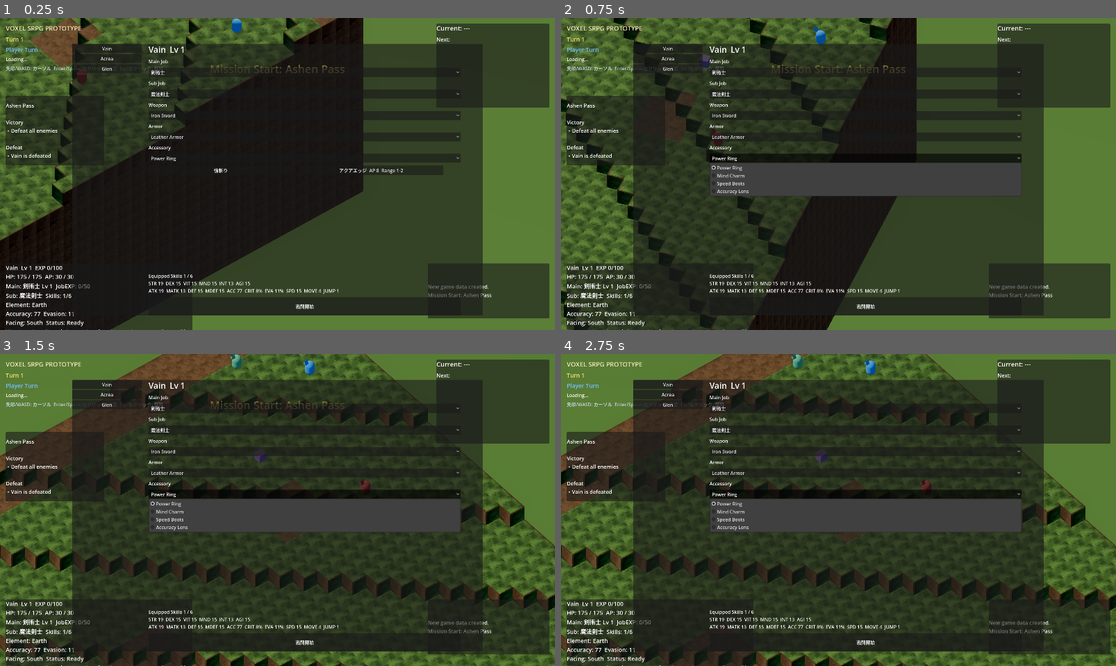
Above: before the commit, frames 1-4 (two rows, left to right).
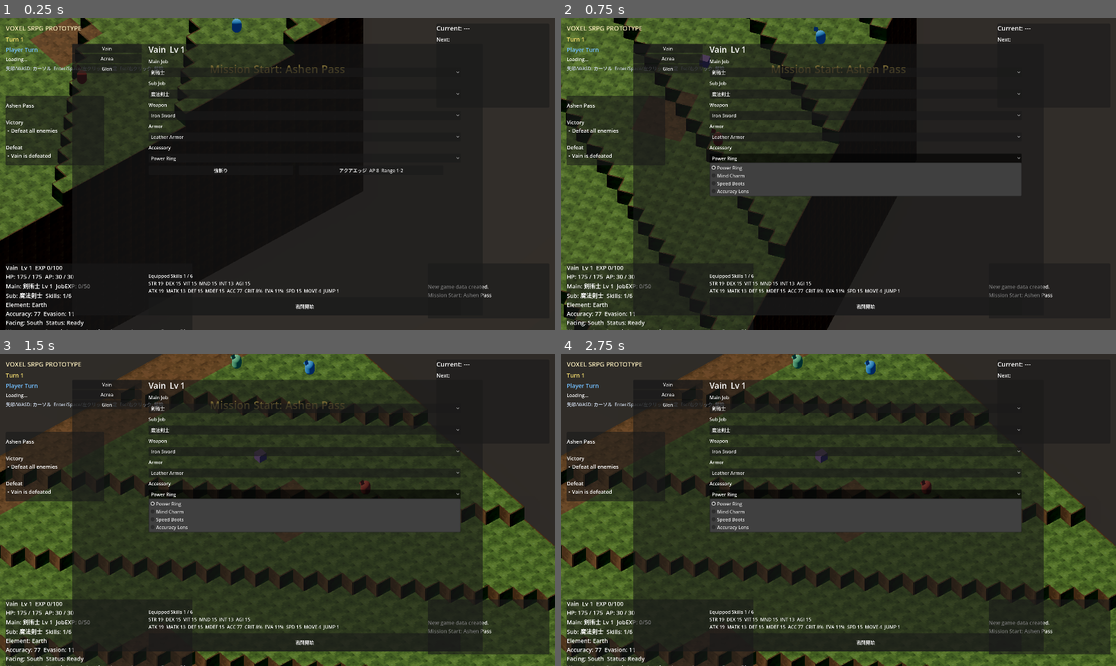
Above: after the commit, the same moments.

Repository: nomtan/srpg-test2
Game: Godot game, scene res://Main.tscn
The game is run twice, just before and just after one commit, with the same random seed, the same clock (stepped at 60 frames per second) and the same inputs.
Inputs (mouse positions are in pixels of both pictures, inside the frame that each line leads up to):
- Up to frame 1 (0.25 s): no input
- Up to frame 2 (0.75 s): tap Enter (ui_accept) at 0.5 s; move the mouse to (960, 158) at 0.52 s; hold Right (ui_right) from 0.53 s (still down); tap Q at 0.6 s; click (960, 158) at 0.67 s
- Up to frame 3 (1.5 s): tap Enter (ui_accept) at 0.77, 1.25 s; release Right (ui_right) at 1.25 s; drag from (166, 525) to (249, 572) at 1.27 s
- Up to frame 4 (2.75 s): tap Enter (ui_accept) at 2 s; move the mouse to (894, 441) at 2.02 s; hold Right (ui_right) from 2.03 s (still down); tap Q at 2.1 s

The runs differ from the first frame. In frame 1, 35% of the frame differs, in the area x 10-100%, y 0-100%; in frame 2, 31%; in frame 3, 13%; in frame 4, 13%.

Commit message:
[mod] phase16-step４

Diff:
--- a/assets/environment/battle_atmosphere.tres
+++ b/assets/environment/battle_atmosphere.tres
@@ -5,7 +5,7 @@
 background_color = Color(0.192157, 0.192157, 0.196078, 1)
 ambient_light_source = 2
 ambient_light_color = Color(0.42, 0.47, 0.58, 1)
-ambient_light_energy = 1.2
+ambient_light_energy = 0.5
 tonemap_mode = 4
 glow_enabled = true
 glow_intensity = 0.5
--- a/assets/terrain/water_plane.tscn
+++ b/assets/terrain/water_plane.tscn
@@ -6,9 +6,9 @@
 [sub_resource type="ShaderMaterial" id="ShaderMaterial_water"]
 shader = ExtResource("1_shader")
 shader_parameter/water_texture = ExtResource("2_tex")
-shader_parameter/scroll_speed_a = 0.03
-shader_parameter/scroll_speed_b = 0.05
-shader_parameter/distortion = 0.015
+shader_parameter/scroll_speed_a = 0.3
+shader_parameter/scroll_speed_b = 0.405
+shader_parameter/distortion = 0.02
 shader_parameter/water_alpha = 0.8
 shader_parameter/flow_dir = Vector2(1, 0.6)
 
--- a/assets/terrain/water_side.tscn
+++ b/assets/terrain/water_side.tscn
@@ -6,8 +6,8 @@
 [sub_resource type="ShaderMaterial" id="ShaderMaterial_water_side"]
 shader = ExtResource("1_shader")
 shader_parameter/water_texture = ExtResource("2_tex")
-shader_parameter/scroll_speed_a = 0.5
-shader_parameter/scroll_speed_b = 0.65
+shader_parameter/scroll_speed_a = 0.3
+shader_parameter/scroll_speed_b = 0.405
 shader_parameter/distortion = 0.01
 shader_parameter/water_alpha = 0.85
 shader_parameter/flow_dir = Vector2(0, 1)
--- a/scripts/debug/screenshot_capture.gd
+++ b/scripts/debug/screenshot_capture.gd
@@ -8,6 +8,23 @@
 @export var capture_key: Key = KEY_F12
 
 const SAVE_DIR := "user://screenshots/"
+
+
+func _ready() -> void:
+	# CLI-driven capture for scripted iteration (e.g. `--auto-capture`),
+	# as an alternative to pressing capture_key interactively. Optional
+	# `--auto-capture-delay=<seconds>` controls how long to wait before
+	# capturing (useful for comparing shader animation at different TIME
+	# values across two runs).
+	if not (OS.is_debug_build() and "--auto-capture" in OS.get_cmdline_args()):
+		return
+	var delay := 0.5
+	for arg in OS.get_cmdline_args():
+		if arg.begins_with("--auto-capture-delay="):
+			delay = arg.get_slice("=", 1).to_float()
+	await get_tree().create_timer(delay).timeout
+	_capture()
+	get_tree().quit()
 
 
 func _unhandled_input(event: InputEvent) -> void:
--- a/scripts/map/phase16_asset_preview.gd
+++ b/scripts/map/phase16_asset_preview.gd
@@ -41,6 +41,18 @@
 			elif x <= 2 and z == 2:
 				cell.height = 0
 				cell.terrain = "water"
+
+			# Middle walkway column: dirt/water/lava so all five terrain
+			# types are visible in one frame for palette review. Water and
+			# lava stay at the same height as their neighbors (not sunk
+			# into a pit next to a tall cliff) since that would sit in
+			# the camera's blind spot.
+			if x == 3 and z == 0:
+				cell.terrain = "dirt"
+			elif x == 3 and z == 1:
+				cell.terrain = "water"
+			elif x == 3 and z == 2:
+				cell.terrain = "lava"
 
 			# Right: stone floor with stairs connecting the one-level rise.
 			if x >= 4:
--- a/scripts/map/voxel_map.gd
+++ b/scripts/map/voxel_map.gd
@@ -202,5 +202,5 @@
 	plane.size = Vector2(map_data.width + margin * 2.0, map_data.depth + margin * 2.0)
 	background.mesh = plane
 	background.position = Vector3(map_data.width * 0.5, -0.02, map_data.depth * 0.5)
-	background.material_override = _colored_material(Color("#527c3f"))
+	background.material_override = _colored_material(Color("#313134"))
 	add_to_layer(background, DEBUG_LAYER)
--- a/tools/asset_gen/palette.json
+++ b/tools/asset_gen/palette.json
@@ -2,7 +2,7 @@
   "grass": ["#3c5c2e", "#476b35", "#2f4a24", "#547a3d", "#284020", "#5c8449"],
   "dirt": ["#5a4530", "#4d3a28", "#664e37", "#40301f", "#71583e"],
   "stone": ["#52565f", "#454951", "#606572", "#363a41", "#6d7280"],
-  "water": ["#1f3f4d", "#254a5c", "#1a3540", "#2d5568", "#173038"],
+  "water": ["#0f264d", "#122d5c", "#0d2040", "#153368", "#0b1c38"],
   "lava": ["#3a1410", "#5c2015", "#7a2e12", "#961f0d", "#4a1a0d"],
   "accent": {
     "lava_core": "#ffb238",
Binary file changed: assets/terrain/terrain_cliff_side_top_01.glb
Binary file changed: assets/terrain/terrain_cliff_side_top_01_terrain_cliff_side_top_01.png
Not shown, changed: assets/terrain/terrain_cliff_side_top_01_terrain_cliff_side_top_01.png.import
Binary file changed: assets/terrain/terrain_grass_top_01.glb
Binary file changed: assets/terrain/terrain_grass_top_01_terrain_grass_top_01.png
Not shown, changed: assets/terrain/terrain_grass_top_01_terrain_grass_top_01.png.import
Binary file changed: assets/terrain/textures/terrain_water_top_01.png
Binary file added: docs/dev/phase16-step4-screenshot.png
Not shown, added: AGENTS.md
Not shown, changed: docs/dev/phase/phase16-step4.md
Not shown, changed: docs/dev/phase16-step4-log.md
